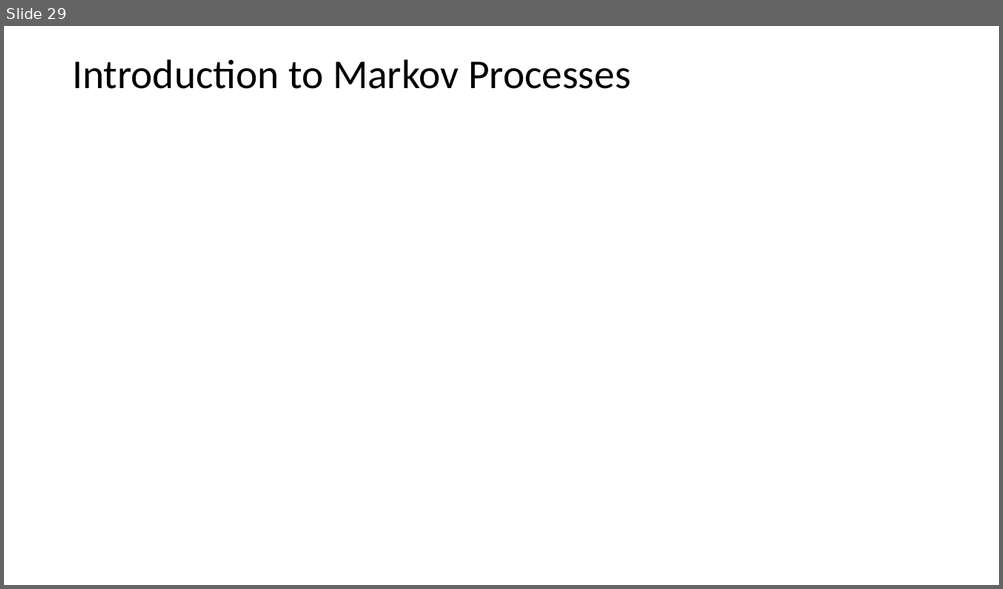
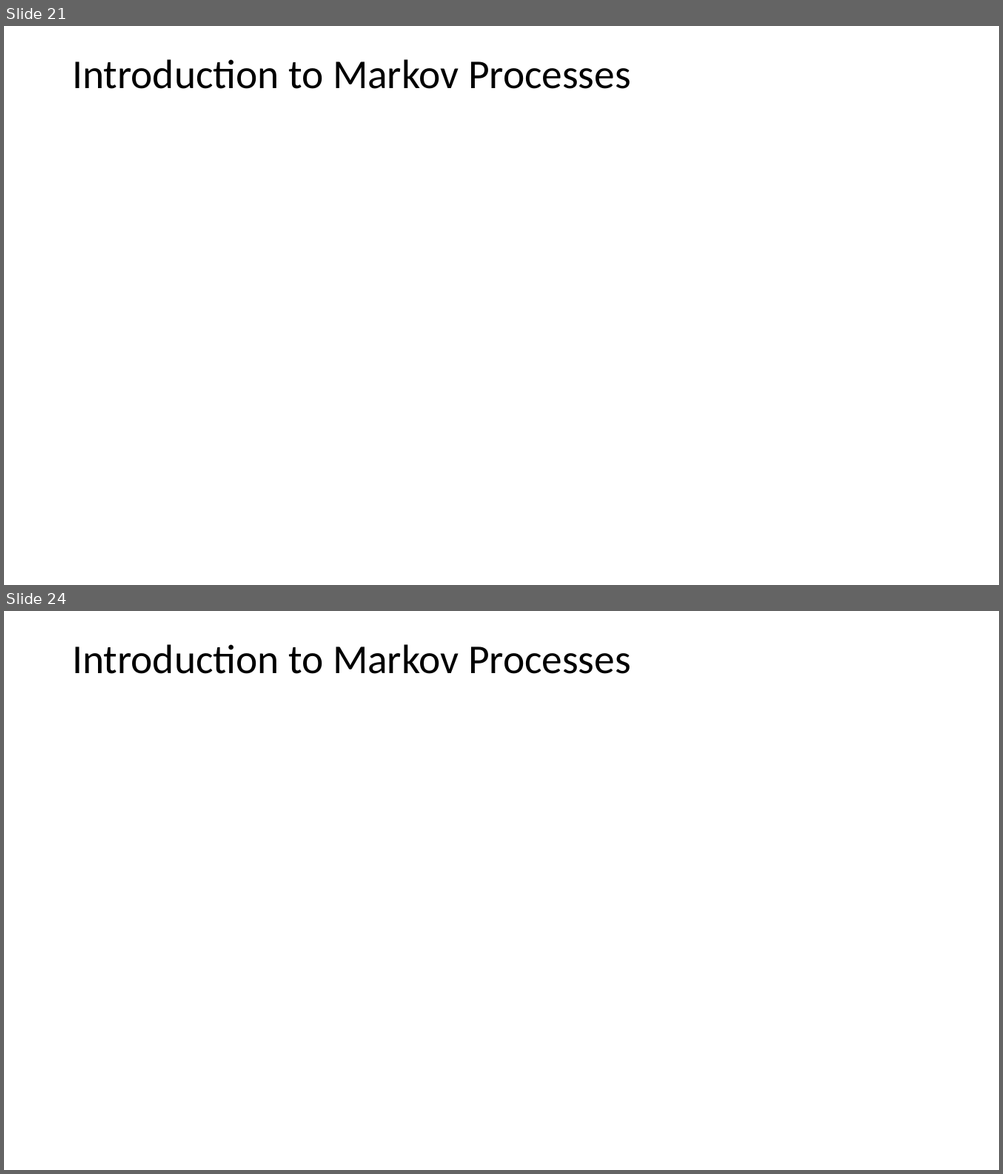
Before and after one commit to StephenElston/CSCI-E-108, a slide deck: slides/5_WebSearching.pptx. Shown one above the other, each under a label of ours: slide 29 before the commit, slides 21 and 24 after it; the slides between them are not shown. The pictures are 1003x589 and 1003x1174 pixels, drawn with LibreOffice and Linux fonts; fonts in the diff are those of the drawing; grey boxes stand for pictures. Boxes give left, top, right and bottom in pixels: in the first picture for what was removed or moved away, otherwise in the second. Text is boxed around its words. In the diff, an @@ line names an element or a change of style, - is before the commit and + after.

```diff
--- a/slides/5_WebSearching.pptx
+++ b/slides/5_WebSearching.pptx
@@ slide 24 added at (4, 611, 999, 1170), background #FFFFFF @@
@@ title added at (72, 644, 631, 674), 39.6 pt, text #000000 @@
+Introduction to Markov Processes
@@ what was slide 29 is now slide 21 @@
```
Also in this commit, not shown: 8 slides changed, 2 other slides added.
